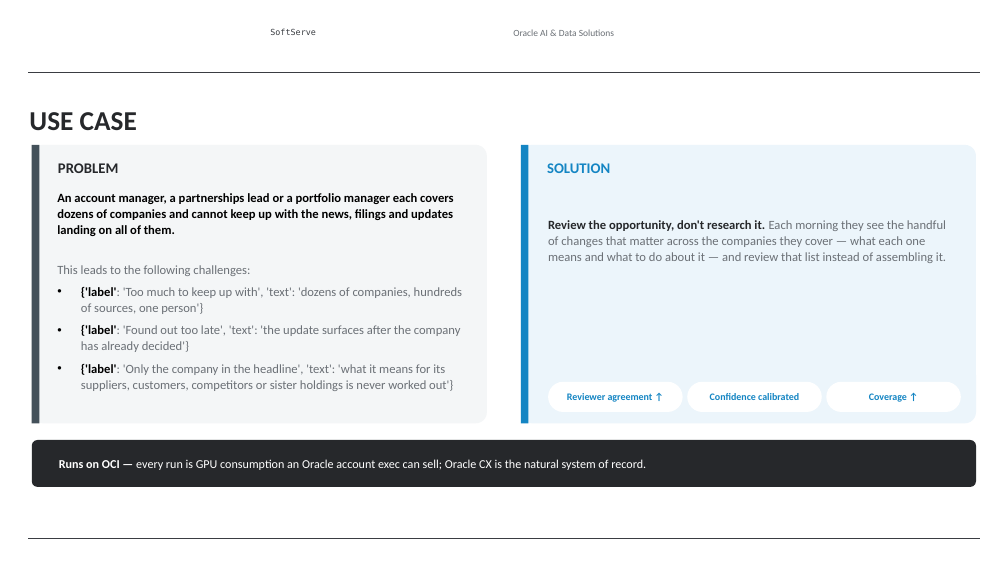
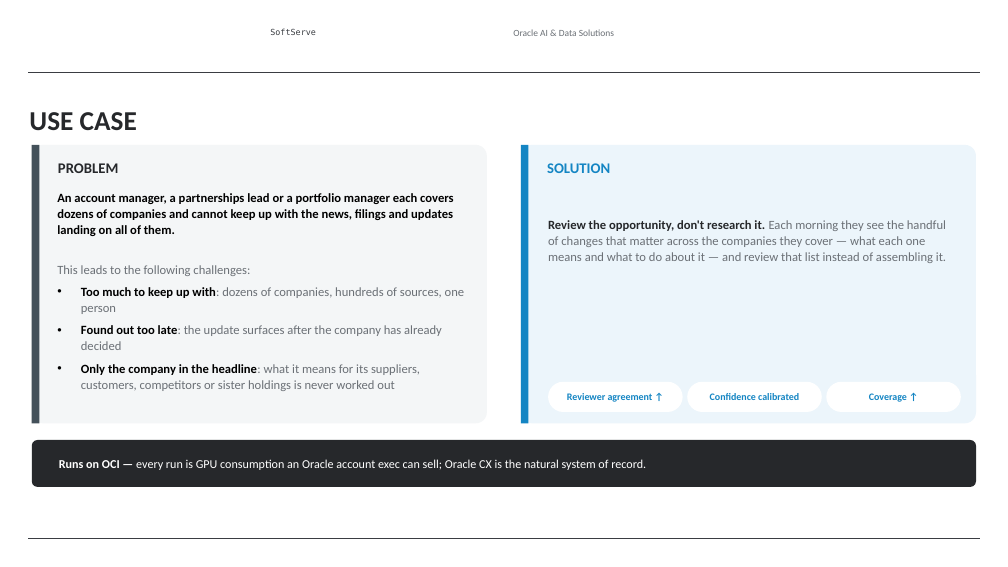
Before and after one commit to alexey-orlov/AO-Personal-OS, a slide deck: slide 2 of outputs/oracle-packs/account-insights/artifacts/account-insights-sales-deck.pptx. Drawn at 1008x567 pixels with LibreOffice and Linux fonts; fonts in the diff are those of the drawing; background and template pictures are left out. Boxes give left, top, right and bottom in pixels: in the first picture for what was removed or moved away, otherwise in the second. Text is boxed around its words. In the diff, an @@ line names an element or a change of style, - is before the commit and + after.

```diff
--- a/outputs/oracle-packs/account-insights/artifacts/account-insights-sales-deck.pptx
+++ b/outputs/oracle-packs/account-insights/artifacts/account-insights-sales-deck.pptx
@@ text at (x1=81, y1=287, x2=465, y2=391): text changed @@
-• {'label': 'Too much to keep up with', 'text': 'dozens of companies, hundreds of sources, one person'}
-• {'label': 'Found out too late', 'text': 'the update surfaces after the company has already decided'}
-• {'label': 'Only the company in the headline', 'text': 'what it means for its suppliers, customers, competitors or sister holdings is never worked out'}
+• Too much to keep up with: dozens of companies, hundreds of sources, one person
+• Found out too late: the update surfaces after the company has already decided
+• Only the company in the headline: what it means for its suppliers, customers, competitors or sister holdings is never worked out
```
Also in this commit, not shown: 6 other slides changed.
